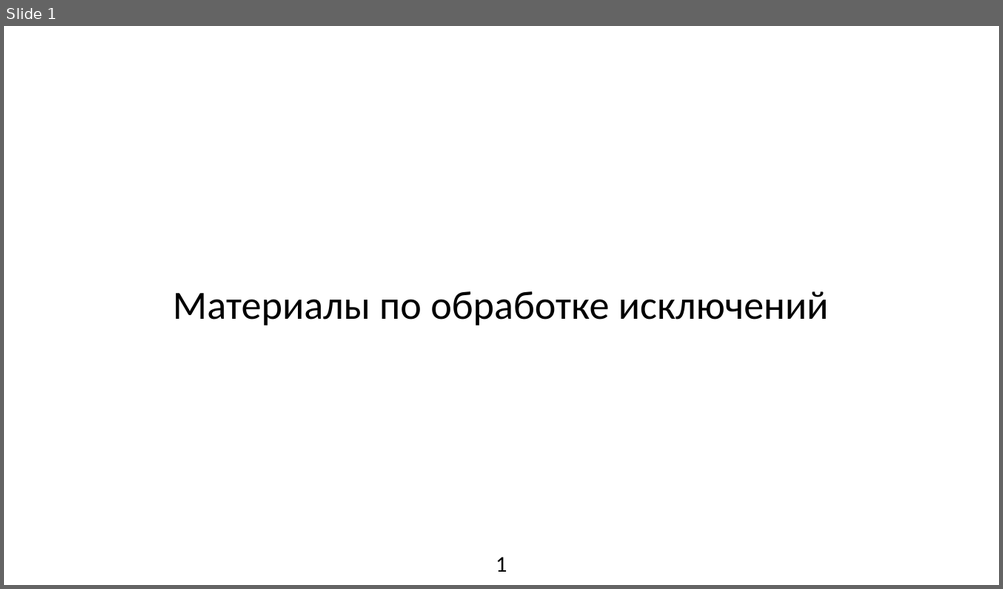
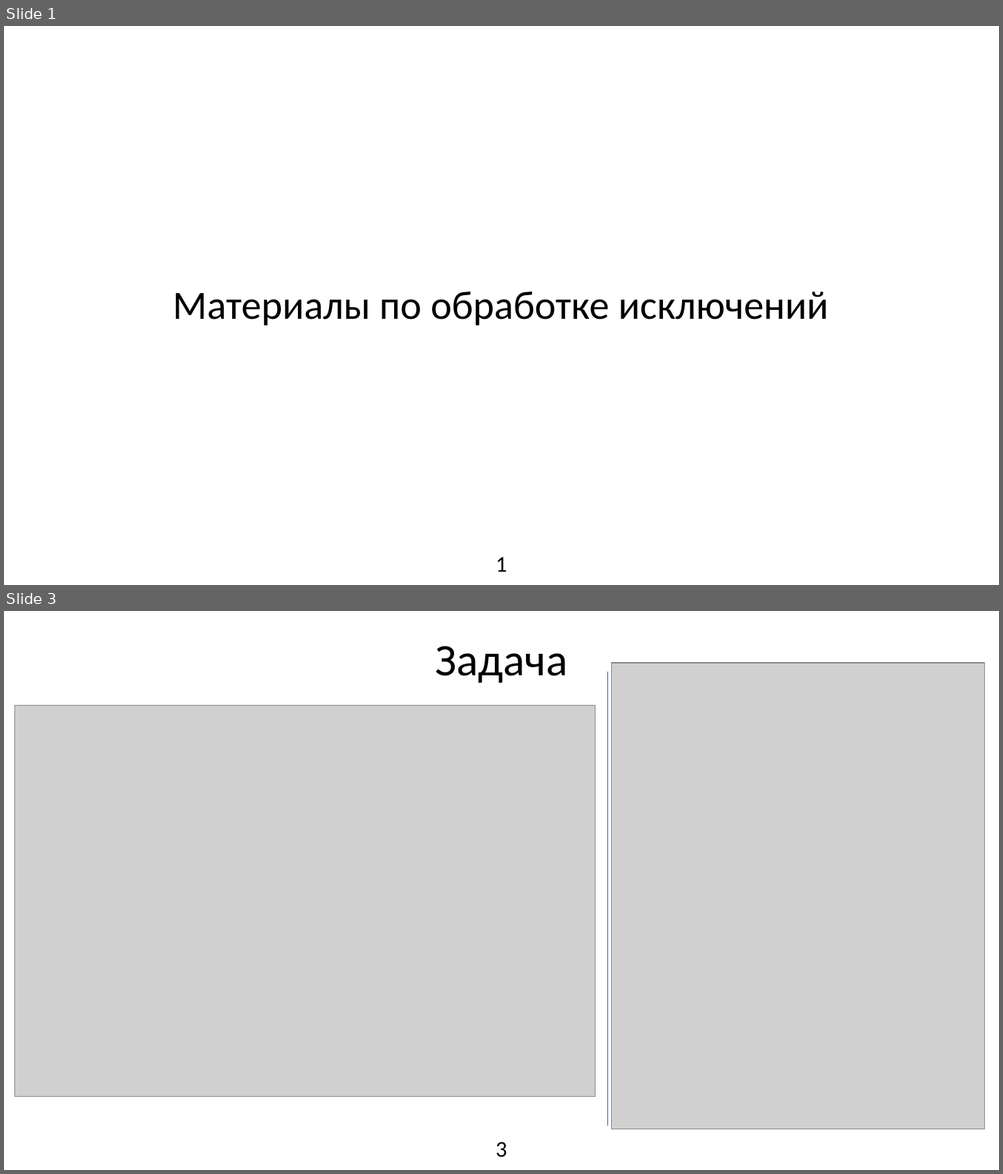
Before and after one commit to Leartiz/exception_research, a slide deck: about/presentation.odp. Shown one above the other, each under a label of ours: slide 1 before the commit, slides 1 and 3 after it; the slides between them are not shown. The pictures are 1003x589 and 1003x1174 pixels, drawn with LibreOffice and Linux fonts; fonts in the diff are those of the drawing; grey boxes stand for pictures. Boxes give left, top, right and bottom in pixels: in the first picture for what was removed or moved away, otherwise in the second. Text is boxed around its words. In the diff, an @@ line names an element or a change of style, - is before the commit and + after.

```diff
--- a/about/presentation.odp
+++ b/about/presentation.odp
@@ slide 3 added at (x1=4, y1=611, x2=999, y2=1170), background #FFFFFF @@
@@ title added at (x1=435, y1=646, x2=567, y2=683), 36 pt, text #000000 @@
+Задача
@@ line added from (608, 1126) to (608, 672), #3465A4 0 pt @@
@@ picture added at (x1=612, y1=663, x2=984, y2=1129) @@
@@ picture added at (x1=15, y1=706, x2=595, y2=1097) @@
@@ page number added at (x1=495, y1=1142, x2=506, y2=1158), 18 pt, text #000000 @@
+3
```
Also in this commit, not shown: 1 slide changed, 9 other slides added, 2 slides removed, 5 other files.
